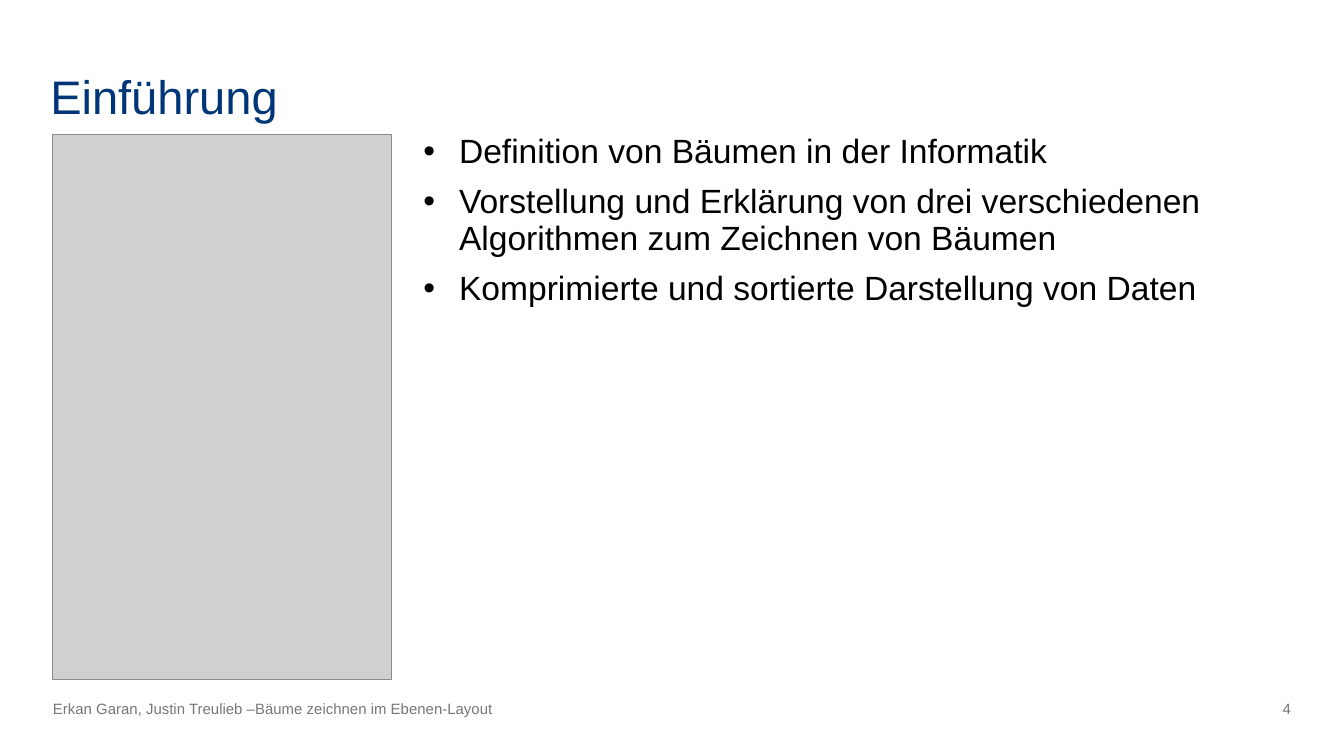
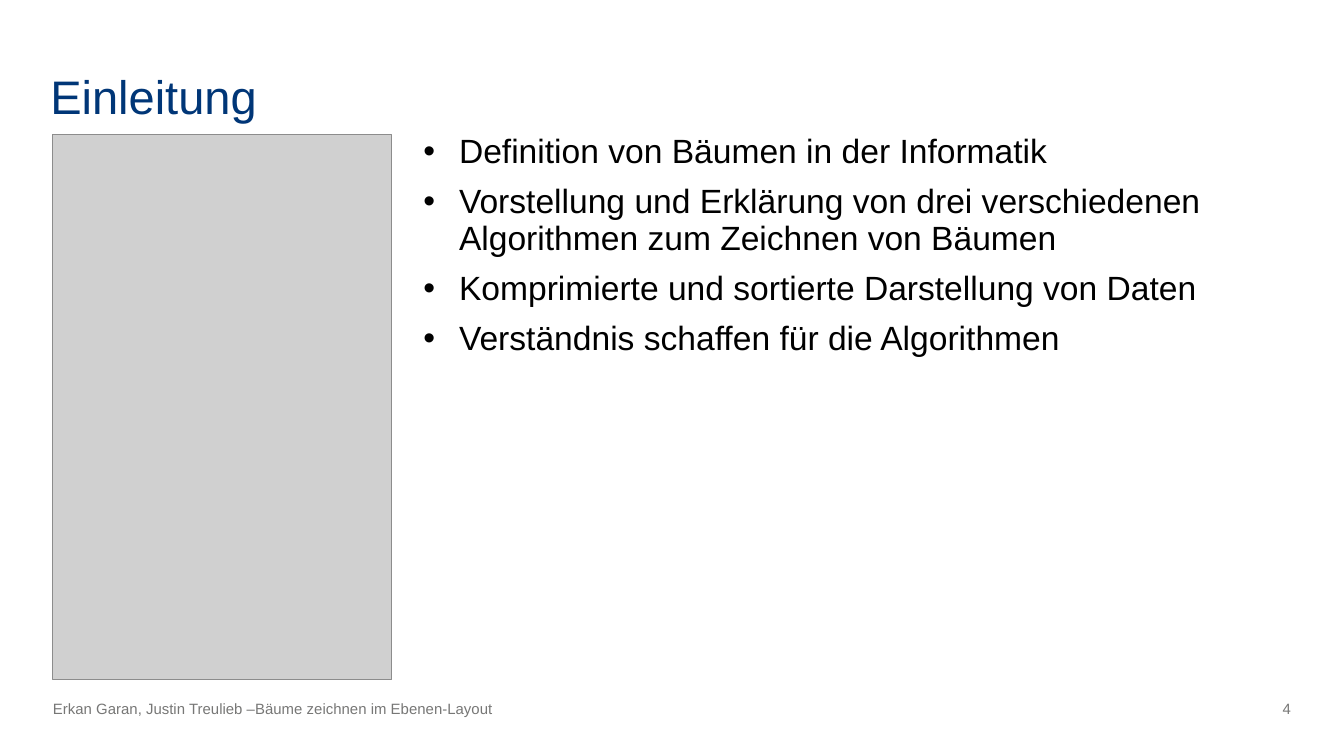
Before and after one commit to erkangrn/Praxsiprojekt, a slide deck: slide 4 of Powerpoint/Bäume zeichnen im Ebenen-Layout.pptx. Drawn at 1344x756 pixels with LibreOffice and Linux fonts; fonts in the diff are those of the drawing; grey boxes stand for pictures. Boxes give left, top, right and bottom in pixels: in the first picture for what was removed or moved away, otherwise in the second. Text is boxed around its words. In the diff, an @@ line names an element or a change of style, - is before the commit and + after.

Commit message:
Powerpoint

```diff
--- a/Powerpoint/Bäume zeichnen im Ebenen-Layout.pptx
+++ b/Powerpoint/Bäume zeichnen im Ebenen-Layout.pptx
@@ title at [50,80,256,122]: text changed @@
-Einführung
+Einleitung
@@ text at [459,325,1059,356]: paragraph added @@
+• Verständnis schaffen für die Algorithmen
```
Also in this commit, not shown: 1 other slide changed, 6 slides added.
